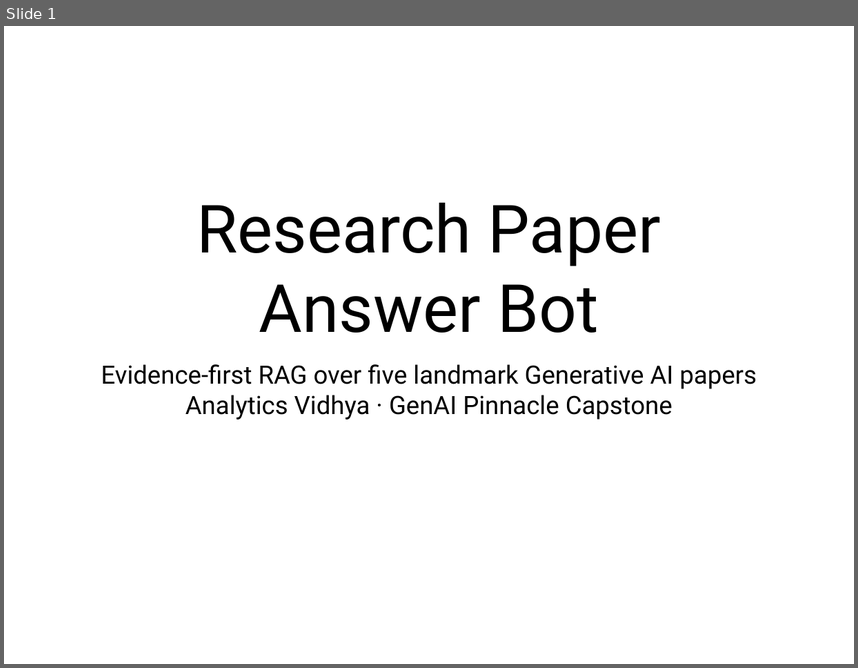
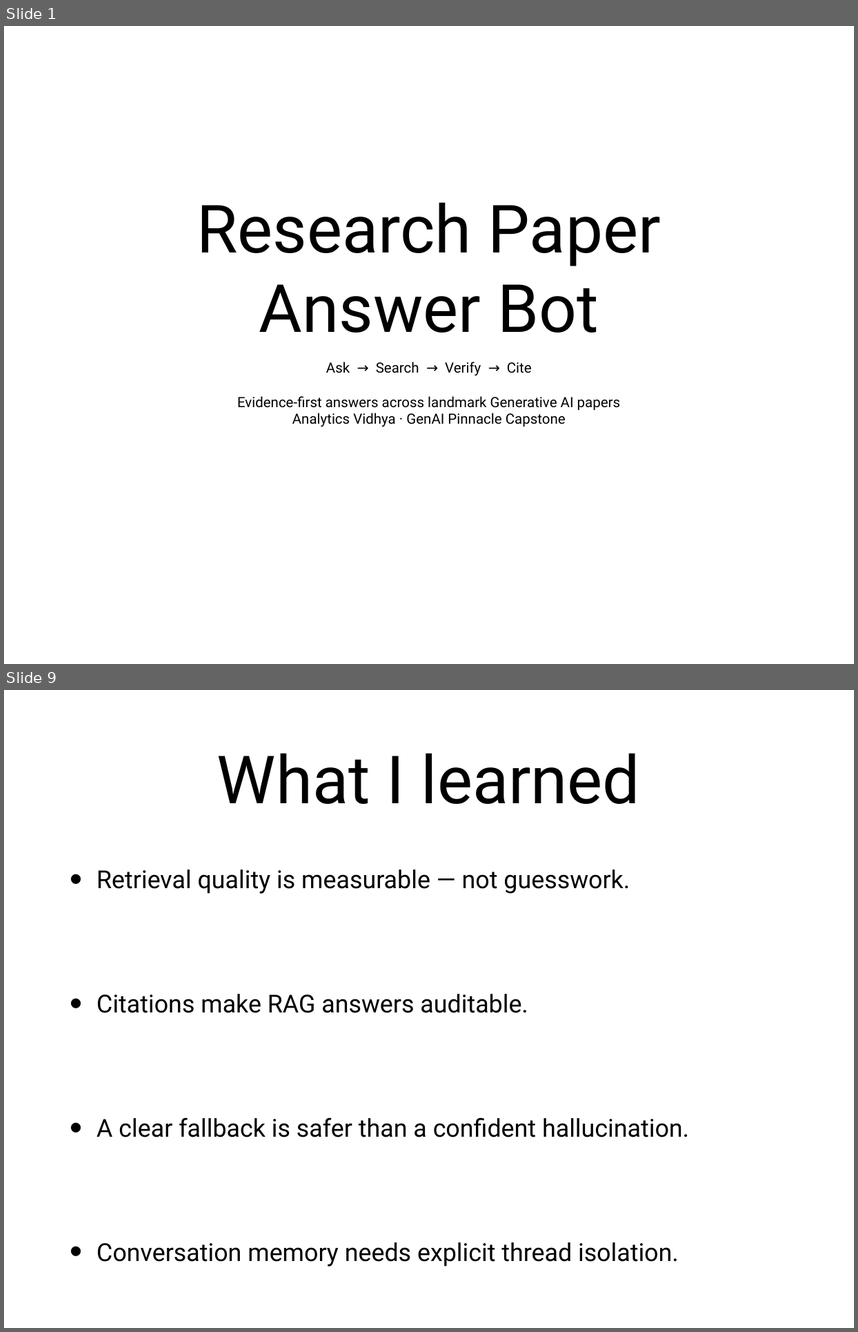
Before and after one commit to dineshshan10/Research_Paper_Capstone, a slide deck: docs/Research_Paper_Capstone_Presentation.pptx. Shown one above the other, each under a label of ours: slide 1 before the commit, slides 1 and 9 after it; the slides between them are not shown. The pictures are 858x668 and 858x1332 pixels, drawn with LibreOffice and Linux fonts; fonts in the diff are those of the drawing. Boxes give left, top, right and bottom in pixels: in the first picture for what was removed or moved away, otherwise in the second. Text is boxed around its words. In the diff, an @@ line names an element or a change of style, - is before the commit and + after.

Commit message:
Redesign capstone presentation

```diff
--- a/docs/Research_Paper_Capstone_Presentation.pptx
+++ b/docs/Research_Paper_Capstone_Presentation.pptx
@@ slide 9 added at box(4, 690, 854, 1328), background #FFFFFF @@
@@ title added at box(217, 753, 641, 804), 80 pt, text #000000 @@
+What I learned
@@ text added at box(96, 869, 689, 1266), 29.8 pt, text #000000 @@
+• Retrieval quality is measurable — not guesswork.
+• Citations make RAG answers auditable.
+• A clear fallback is safer than a confident hallucination.
+• Conversation memory needs explicit thread isolation.
@@ slide 1 changed as well @@
@@ subtitle at box(237, 361, 620, 410): text changed; size 30.3 to 17 pt @@
-Evidence-first RAG over five landmark Generative AI papers
+Ask → Search → Verify → Cite
+Evidence-first answers across landmark Generative AI papers
@@ subtitle at box(292, 412, 566, 427): size 30.3 to 17 pt in "Analytics Vidhya · GenAI Pinnacle Capstone" @@
```
Also in this commit, not shown: 4 other slides changed, 4 other slides added, 5 slides removed, 1 other file.
